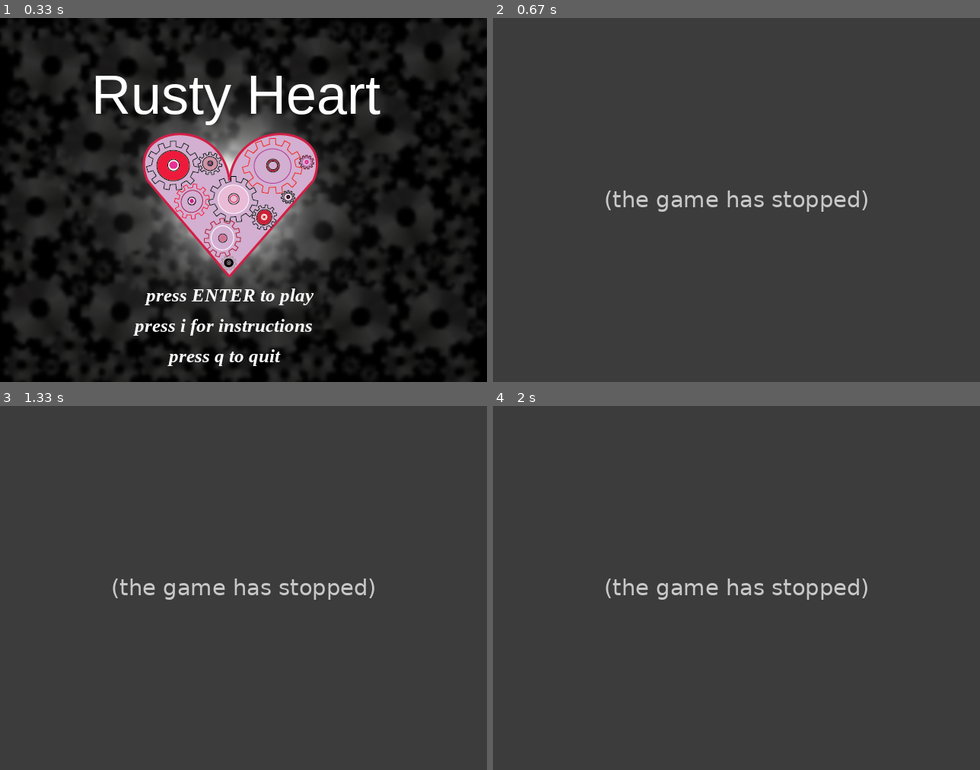
Above: before the commit, frames 1-4 (two rows, left to right).
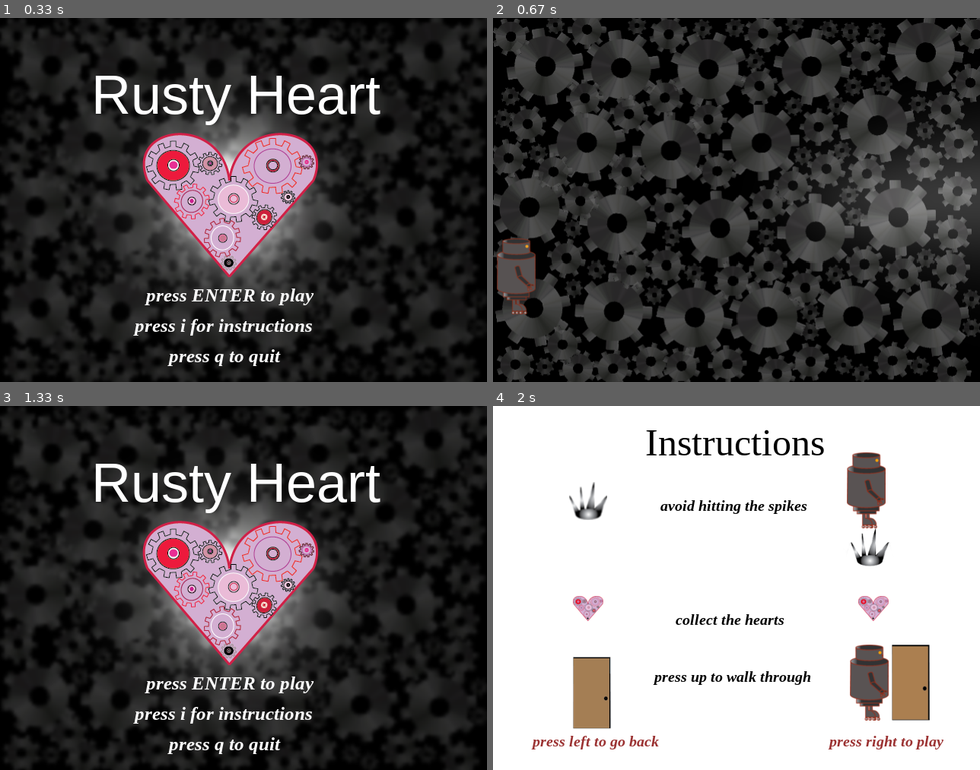
Above: after the commit, the same moments.

Repository: beatriceliang/RustyHeart
Game: pygame game, started from RustyHeart.py
The game is run twice, just before and just after one commit, with the same random seed, the same clock (stepped at 60 frames per second) and the same inputs. The source is Python 2; it was converted automatically to run under Python 3.
Inputs:
- Up to frame 1 (0.33 s): no input
- Up to frame 2 (0.67 s): tap Enter at 0.33 s
- Up to frame 3 (1.33 s): tap Space at 0.67 s; tap Enter at 1 s
- Up to frame 4 (2 s): tap I at 1.33 s; hold Right from 1.67 s (still down)

Frame 1 is identical in both runs. In frame 2, 44% of the frame differs, in the area x 0-100%, y 0-100%; in frame 3, 78%; in frame 4, 99%.
Error before the commit: AttributeError: 'RustyHeart' object has no attribute 'heart' (RustyHeart.py line 100); the game stopped at 0.33 s (later frames are placeholders)

Commit message:
correction

Diff:
--- a/RustyHeart.py
+++ b/RustyHeart.py
@@ -33,6 +33,7 @@
 		self.Spikes = []
 		self.Door = None
 		self.mode = ""
+		self.heart = None
 
 	def drawBkg(self, imageName = None, rect = None):
 		'''Draws the background elements. If it is given a image name, then the background will be filled by the given image'''
@@ -121,8 +122,8 @@
 					column += cardboardSize
 					mCount = 0
 				elif obj == 'C':
-					heart = Heart.Heart([column, row])
-					self.objects.append(heart)
+					self.heart = Heart.Heart([column, row])
+					self.objects.append(self.heart)
 					cbox = box.Box([column,row],"cardboard",self.rusty,boxImages)
 					self.objects.append(cbox)
 					column += cardboardSize
